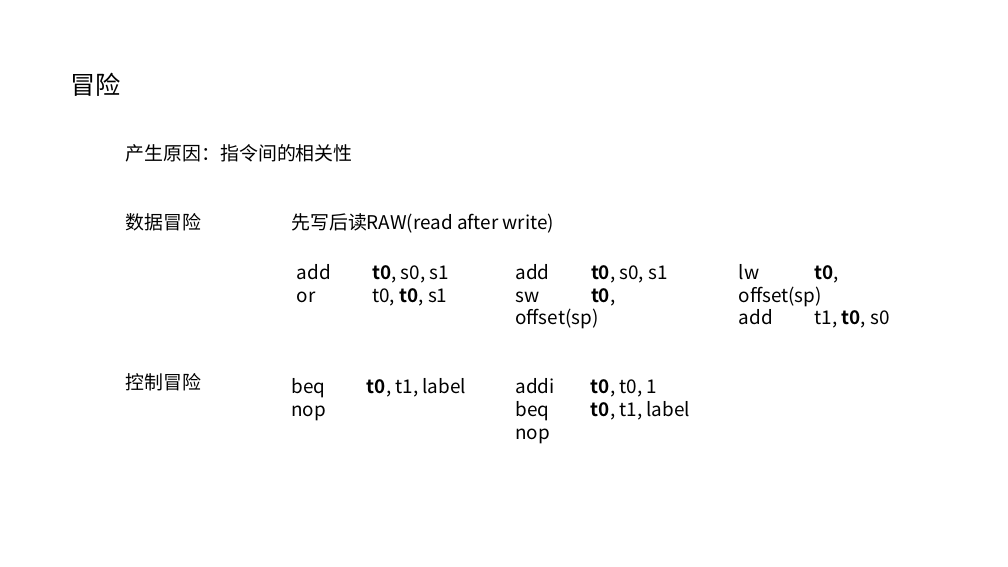
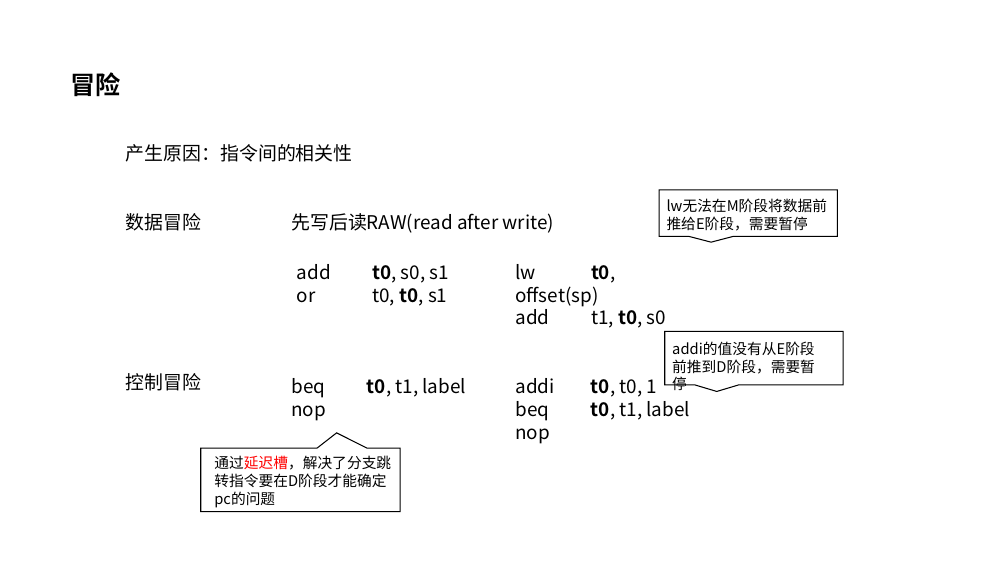
Before and after one commit to y0fy/CO-lab-material-CQU, a slide deck: slide 14 of doc/ppt/2020/硬综讲解1.pptx. Drawn at 1008x567 pixels with LibreOffice and Linux fonts; fonts in the diff are those of the drawing. Boxes give left, top, right and bottom in pixels: in the first picture for what was removed or moved away, otherwise in the second. Text is boxed around its words. In the diff, an @@ line names an element or a change of style, - is before the commit and + after.

```diff
--- a/doc/ppt/2020/硬综讲解1.pptx
+++ b/doc/ppt/2020/硬综讲解1.pptx
@@ text "冒险" at box(70, 72, 120, 96): bold on @@
@@ speech box added at box(659, 190, 838, 237), outline #000000 1 pt @@
@@ text added at box(667, 216, 808, 231), 14 pt, text #000000 @@
+lw无法在M阶段将数据前推给E阶段，需要暂停
@@ text "lw t0, offset(sp)": place and size @@
-text "lw t0, offset(sp)" at box(739, 264, 889, 328)
+text "lw t0, offset(sp)" at box(515, 264, 666, 328)
@@ text removed at box(515, 264, 667, 329) @@
-add t0, s0, s1
-sw t0, offset(sp)
@@ speech box added at box(665, 331, 843, 385), outline #000000 1 pt @@
@@ text added at box(672, 359, 815, 390), 14 pt, text #000000 @@
+addi的值没有从E阶段前推到D阶段，需要暂停
@@ speech box added at box(201, 448, 401, 512), outline #000000 1 pt @@
@@ text added at box(214, 455, 391, 487), 14 pt, text #000000 @@
+通过延迟槽，解决了分支跳转指令要在D阶段才能确定pc的问题
```
Also in this commit, not shown: 13 other slides changed, 23 slides added, 6 slides removed, 3 other files.
